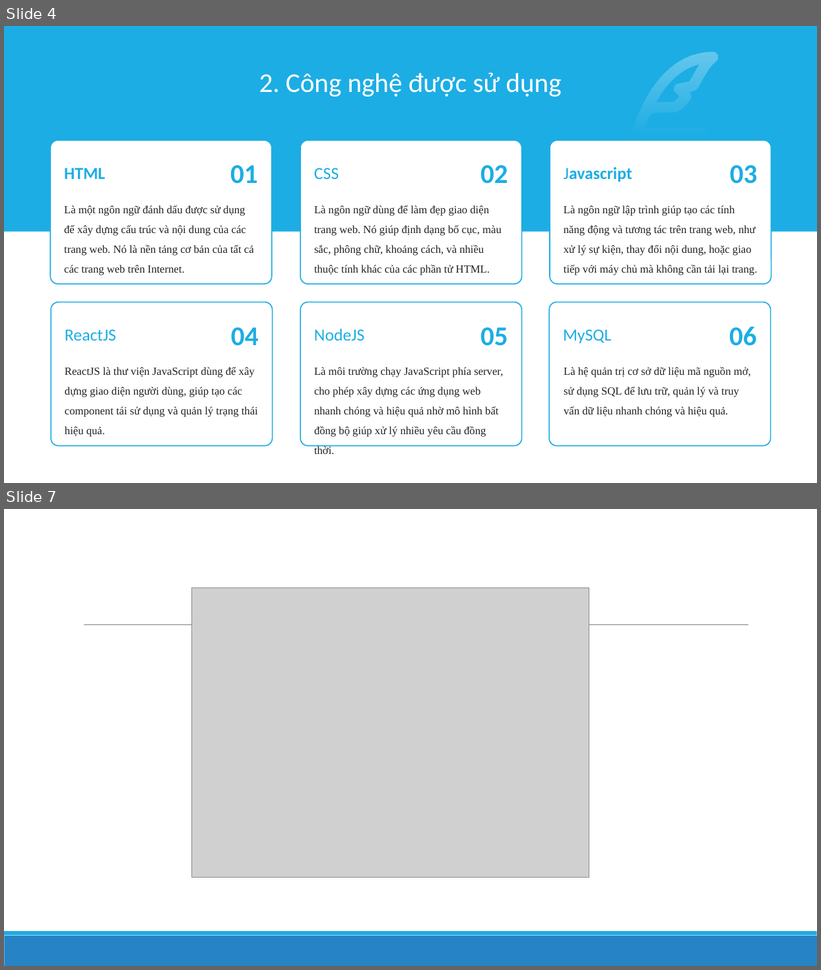
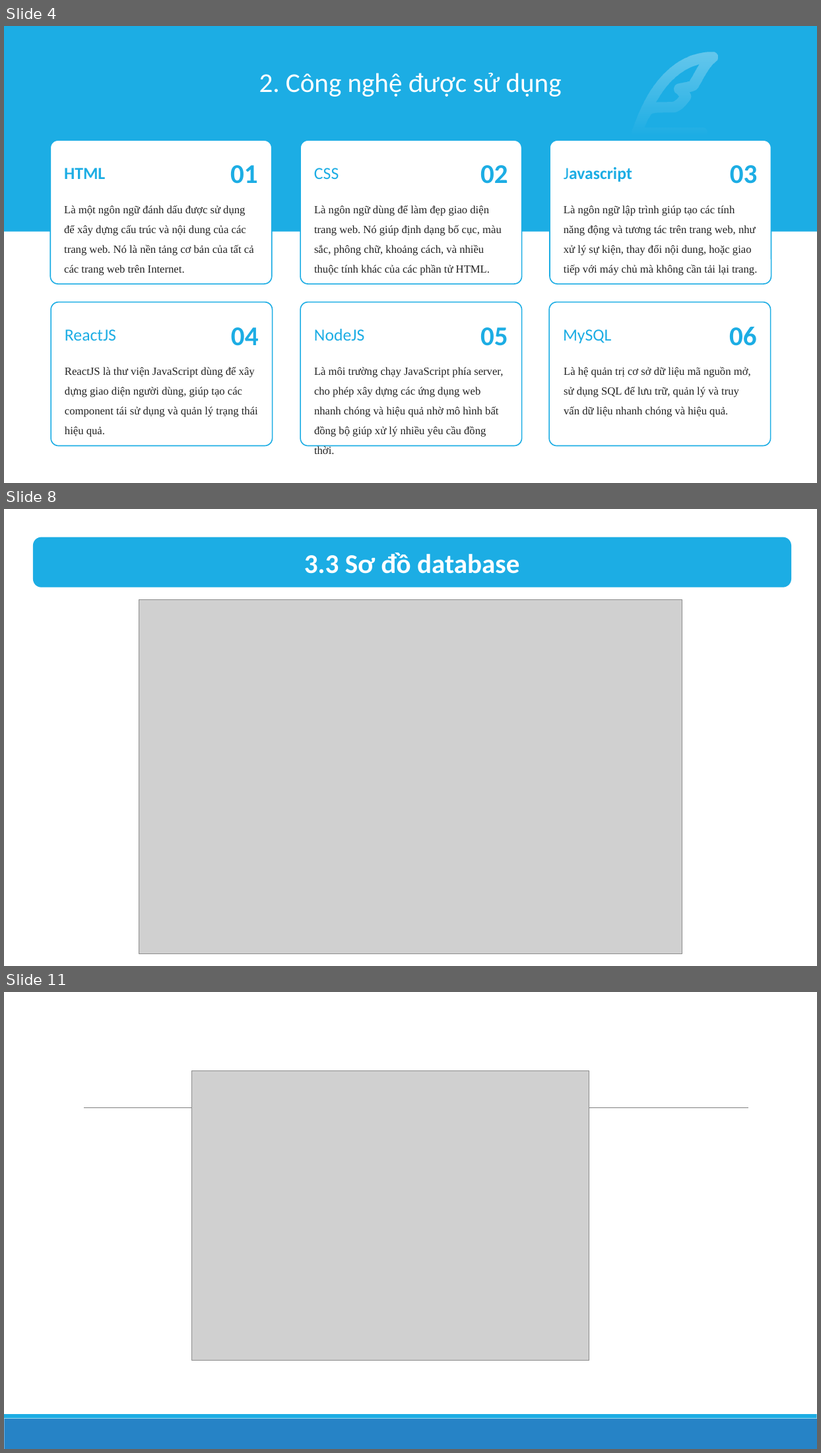
Before and after one commit to qhd279/Nhom055, a slide deck: slide.pptx. Shown one above the other, each under a label of ours: slides 4 and 7 before the commit, slides 4, 8 and 11 after it; the slides between them are not shown. The pictures are 821x970 and 821x1453 pixels, drawn with LibreOffice and Linux fonts; fonts in the diff are those of the drawing; grey boxes stand for pictures. Boxes give left, top, right and bottom in pixels: in the first picture for what was removed or moved away, otherwise in the second. Text is boxed around its words. In the diff, an @@ line names an element or a change of style, - is before the commit and + after.

```diff
--- a/slide.pptx
+++ b/slide.pptx
@@ slide 8 added at <box>4,509,817,966</box>, background #FFFFFF @@
@@ rounded rectangle added at <box>32,537,791,587</box>, fill #1CADE4, 32 pt, text #FFFFFF, bold @@
+3.3 Sơ đồ database
@@ picture added at <box>139,600,682,955</box> @@
@@ what was slide 7 is now slide 11 @@
```
Also in this commit, not shown: 2 slides changed, 4 other slides added, 1 slide removed, 10 other files.
